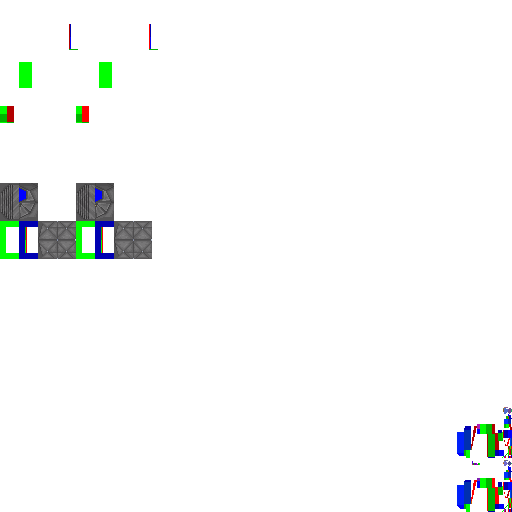
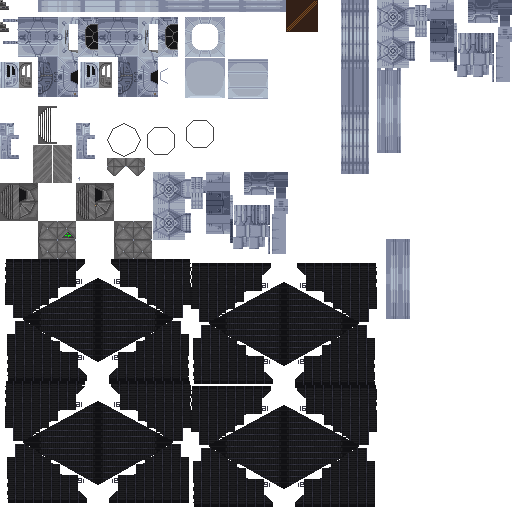
Layered file, before and after one edit (512px x 512px). Changes by layer:
showed "Solar Panels #1" over [5, 253, 377, 507]
showed "Metal", painted on it over [0, 0, 512, 319]
added layer "emissive #1" above "Interior" over [0, 62, 112, 237]
painted on "Interior" over [18, 62, 114, 238]
showed "glass" over [6, 0, 318, 202]
hid "TIE_LN_UV.png copy", painted on it over [0, 24, 512, 512]
